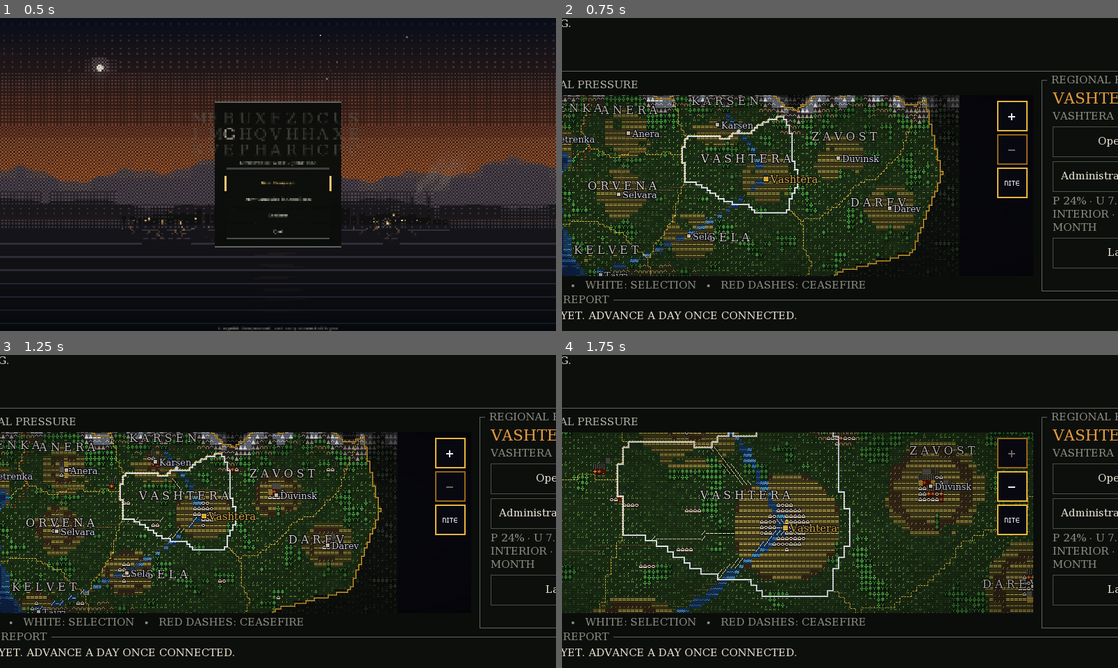
Above: before the commit, frames 1-4 (two rows, left to right).
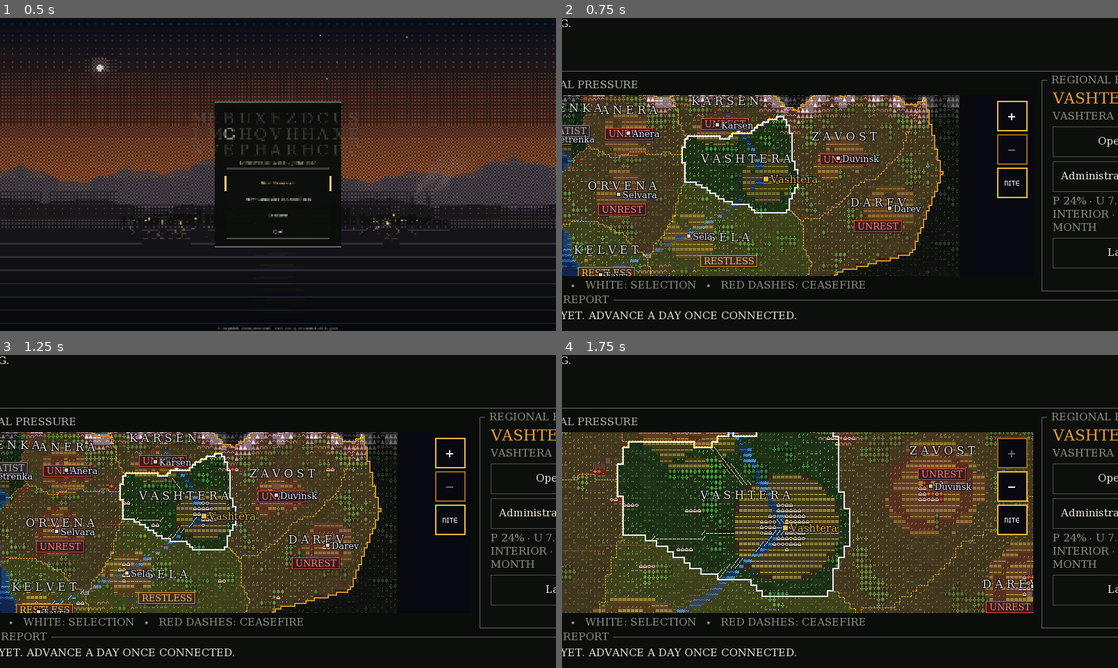
Above: after the commit, the same moments.

Repository: RatiOni/Political-Sim-Game
Game: Godot game, scene res://scenes/menu.tscn
Two runs of this game, one before a commit and one after it. Both use one fixed random seed, a clock stepped at 60 frames per second and the inputs below.
Inputs:
- Up to frame 1 (0.5 s): no input
- Up to frame 2 (0.75 s): click "New Campaign" at 0.5 s
- Up to frame 3 (1.25 s): no input
- Up to frame 4 (1.75 s): click "+" at 1.25 s

Frame 1 is identical in both runs. In frame 2, 29% of the frame differs, in the area x 0-72%, y 24-83%; in frame 3, 29%; in frame 4, 30%, in the area x 0-85%, y 24-83%.

Commit message:
feat: map shows regional unrest and running programmes
Co-Authored-By: Claude Opus 5.5 <noreply@anthropic.com>

Diff:
--- a/godot/scripts/map/ardenia_map.gd
+++ b/godot/scripts/map/ardenia_map.gd
@@ -48,6 +48,8 @@
 var _sea := ColorRect.new()
 var _physical := Node2D.new()
 var _canvas := Node2D.new()
+const RESTLESS_PRESSURE := 0.35
+const PROTEST_PRESSURE := 0.6
 var _highlight := Node2D.new()
 var _labels := MapLabels.new()
 var _notice := Label.new()
@@ -118,11 +120,6 @@
 	_physical.show_behind_parent = true
 	_physical.name = "Physical"
 	add_child(_physical)
-	# After the picture, behind the map's own chrome: buttons stay crisp.
-	var glass := CrtGlass.cover(self)
-	glass.show_behind_parent = true
-	(glass.material as ShaderMaterial).set_shader_parameter("dim", 1.0)
-	(glass.material as ShaderMaterial).set_shader_parameter("desaturate", 0.0)
 	_physical.add_child(_canvas)
 	for layer in [terrain_layer, growth_layer, smoke_layer]:
 		layer.texture_filter = CanvasItem.TEXTURE_FILTER_NEAREST
@@ -448,6 +445,7 @@
 			unknown_warnings += 1
 			push_warning("ArdeniaMap: ignoring unknown region id '%s'" % id)
 	selected_id = selection if polygons.has(selection) else ""
+	_labels.status = status_tags(regions)
 	_paint_growth()
 	_redraw()
 
@@ -535,7 +533,49 @@
 		draw_style_box(get_theme_stylebox("focus", "ArdeniaMap"), Rect2(Vector2(2, 2), size - Vector2(4, 4)))
 
 
+## What is happening in each region, as short words under its name:
+## the running programme, unrest, armed conflict, lost control.
+static func status_tags(rows: Dictionary) -> Dictionary:
+	var tags := {}
+	for id in rows:
+		var row: Dictionary = rows[id]
+		var list: Array = []
+		var program: Variant = row.get("active_program")
+		if program is Dictionary:
+			list.append([String(program.get("short_name", "Programme")).to_upper(), UiPalette.GOLD])
+		if String(row.get("control", "")) == "separatist":
+			list.append(["SEPARATIST", MapPalette.DAY[MapPalette.ROCK_LIGHT]])
+		elif bool(row.get("civil_war", false)) or float(row.get("insurgency", 0.0)) > 0.4:
+			list.append(["CONFLICT", UiPalette.BAD])
+		elif float(row.get("pressure", 0.0)) > PROTEST_PRESSURE:
+			list.append(["UNREST", UiPalette.BAD])
+		elif float(row.get("pressure", 0.0)) > RESTLESS_PRESSURE:
+			list.append(["RESTLESS", UiPalette.WARN])
+		tags[id] = list
+	return tags
+
+
+## A translucent wash over troubled regions; calm ones stay clean so the
+## colour itself means "trouble here".
+func _draw_pressure() -> void:
+	var tile := float(tile_px)
+	for id in _cells:
+		var row: Dictionary = regions.get(id, {})
+		var pressure := float(row.get("pressure", 0.0))
+		var colour: Color
+		if String(row.get("control", "")) == "separatist":
+			colour = Color(0.05, 0.05, 0.07, 0.35)
+		elif pressure > RESTLESS_PRESSURE:
+			colour = UiPalette.risk_scale(pressure, RESTLESS_PRESSURE, PROTEST_PRESSURE)
+			colour.a = lerpf(0.12, 0.30, inverse_lerp(RESTLESS_PRESSURE, 1.0, pressure))
+		else:
+			continue
+		for cell in _cells[id]:
+			_highlight.draw_rect(Rect2(Vector2(cell) * tile, Vector2(tile, tile)), colour)
+
+
 func _draw_highlight() -> void:
+	_draw_pressure()
 	if _cells.has(hovered_id) and hovered_id != selected_id:
 		_outline(_cells[hovered_id], HOVER_WIDTH, MapPalette.DAY[MapPalette.ROCK_LIGHT])
 	if _cells.has(selected_id):
--- a/godot/scripts/map/map_labels.gd
+++ b/godot/scripts/map/map_labels.gd
@@ -14,6 +14,8 @@
 var cities: Array[Dictionary] = []
 var to_physical: Callable
 var region_size := 8
+## Region id -> [[word, colour], ...], drawn under the region's name.
+var status: Dictionary = {}
 var city_scale := 1
 static var _fonts: Dictionary = {}
 ## The terminal face, like the rest of the desk; the pixel fonts above stay
@@ -59,7 +61,9 @@
 		var text := " ".join(String(id).to_upper().split(""))
 		var at: Vector2 = to_physical.call(region_points[id])
 		var width := region_font.get_string_size(text, HORIZONTAL_ALIGNMENT_LEFT, -1, label_size).x
-		_outlined(region_font, (at - Vector2(width / 2.0, REGION_LIFT * label_size / 16.0)).round(), text, label_size, UiPalette.TEXT)
+		var top := (at - Vector2(width / 2.0, REGION_LIFT * label_size / 16.0)).round()
+		_outlined(region_font, top, text, label_size, UiPalette.TEXT)
+		_draw_tags(status.get(id, []), at + Vector2(0, label_size * 0.9))
 	var city_size := maxi(CITY_MIN, CITY_SIZE * city_scale)
 	for city in cities:
 		var dot: Vector2 = (to_physical.call(city["point"]) as Vector2).round()
@@ -76,3 +80,25 @@
 	for d in OUTLINE:
 		draw_string(font, at + d, text, HORIZONTAL_ALIGNMENT_LEFT, -1, font_size, MapPalette.DAY[MapPalette.INK])
 	draw_string(font, at, text, HORIZONTAL_ALIGNMENT_LEFT, -1, font_size, colour)
+
+
+func _draw_tags(tags: Array, centre: Vector2) -> void:
+	if tags.is_empty():
+		return
+	var size := CITY_MIN
+	var widths: Array[float] = []
+	var total := 0.0
+	for tag in tags:
+		var w := _city_font.get_string_size(String(tag[0]), HORIZONTAL_ALIGNMENT_LEFT, -1, size).x + 8.0
+		widths.append(w)
+		total += w + 4.0
+	var x := centre.x - (total - 4.0) / 2.0
+	var h := _city_font.get_height(size) + 2.0
+	for i in tags.size():
+		var colour: Color = tags[i][1]
+		var box := Rect2(Vector2(x, centre.y).round(), Vector2(widths[i], h))
+		draw_rect(box.grow(1), MapPalette.DAY[MapPalette.INK])
+		draw_rect(box, Color(colour, 0.25))
+		draw_rect(box, colour, false, 1.0)
+		draw_string(_city_font, (box.position + Vector2(4, 1 + _city_font.get_ascent(size))).round(), String(tags[i][0]), HORIZONTAL_ALIGNMENT_LEFT, -1, size, colour.lightened(0.3))
+		x += widths[i] + 4.0
